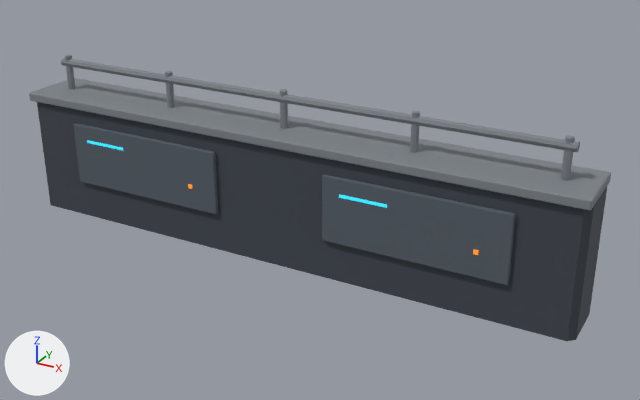
A saved change to the glTF model generated_assets/environments/helix/hlx_env_low_wall_a.glb.
One viewpoint serves both versions: a camera (50 mm lens) standing at (2.8, -4.61, 2.74) and looking at (0.23, 0.05, 0.41). The lights are fixed; the arrows at lower left show +X, +Y and +Z. The first picture is the older version. Where no turn or scale is listed for an object, it has been applied to the vertices. Vertices at exactly the same position are counted once.

The first picture shows 'mesh_intact'.
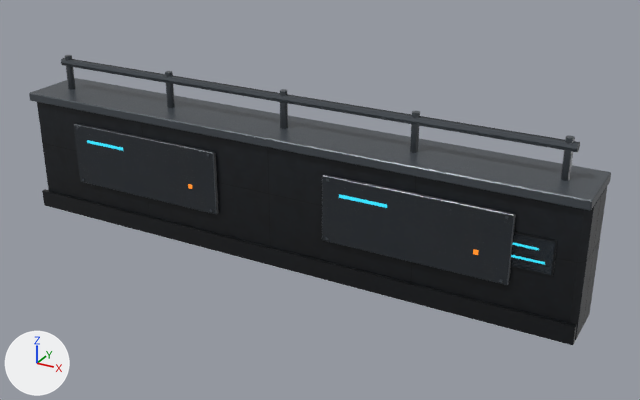
Diff of the bpy script that builds the scene:
```diff
--- a/generated_assets/environments/helix/hlx_env_low_wall_a.glb.py
+++ b/generated_assets/environments/helix/hlx_env_low_wall_a.glb.py
@@ mat_mat_reinforced_steel_hlx @@
 mat_mat_reinforced_steel_hlx = bpy.data.materials.new('mat_reinforced_steel_hlx')
-# nodes: BsdfPrincipled, OutputMaterial
-# colours: greyish blue #414750
+# nodes: BsdfPrincipled, Math, Mix x2, NormalMap, OutputMaterial, SeparateColor, TexImage x3, VertexColor
+# colours: grey #aca89c, mixed with the vertex colours
+# uses the picture img_hlx_mat_reinforced_steel_a_albedo
+# uses the picture img_hlx_mat_reinforced_steel_a_normal
+# uses the picture img_hlx_mat_reinforced_steel_a_orm
@@ mat_trim_trim_hlx @@
 mat_trim_trim_hlx = bpy.data.materials.new('trim_trim_hlx')
-# nodes: BsdfPrincipled, OutputMaterial
-# colours: grey #7f858b
+# nodes: BsdfPrincipled, Math, Mix x2, NormalMap, OutputMaterial, SeparateColor, TexImage x3, VertexColor
+# colours: grey #9da5aa, mixed with the vertex colours
+# uses the picture img_shr_mat_brushed_steel_a_albedo
+# uses the picture img_shr_mat_brushed_steel_a_normal
+# uses the picture img_shr_mat_brushed_steel_a_orm
@@ mat_mat_reinforced_steel_hlx_panel @@
 mat_mat_reinforced_steel_hlx_panel = bpy.data.materials.new('mat_reinforced_steel_hlx_panel')
-# nodes: BsdfPrincipled, OutputMaterial
-# colours: greyish blue #565e68
+# nodes: BsdfPrincipled, Math, Mix x2, NormalMap, OutputMaterial, SeparateColor, TexImage x3, VertexColor
+# colours: light grey #cad2da, mixed with the vertex colours
+# uses the picture img_shr_mat_painted_panel_a_albedo
+# uses the picture img_shr_mat_painted_panel_a_normal
+# uses the picture img_shr_mat_painted_panel_a_orm
@@ mat_glass_smoked_hlx @@
+mat_glass_smoked_hlx = bpy.data.materials.new('glass_smoked_hlx')
+# nodes: BsdfPrincipled, Math, Mix, OutputMaterial, VertexColor
+# colours: greyish blue #4a5560, mixed with the vertex colours
@@ mat_trim_dark_hlx @@
+mat_trim_dark_hlx = bpy.data.materials.new('trim_dark_hlx')
+# colours: grey #9c9991, mixed with the vertex colours
+# uses the picture img_shr_mat_gunmetal_a_albedo
+# uses the picture img_shr_mat_gunmetal_a_normal
+# uses the picture img_shr_mat_gunmetal_a_orm
@@ mat_trim_edge_hlx @@
+mat_trim_edge_hlx = bpy.data.materials.new('trim_edge_hlx')
+# colours: light grey #c9ced1, mixed with the vertex colours
+# uses the picture img_shr_mat_brushed_steel_a_albedo
+# uses the picture img_shr_mat_brushed_steel_a_normal
+# uses the picture img_shr_mat_brushed_steel_a_orm
@@ me_mesh_intact @@
-me_mesh_intact.from_pydata(...)  # 216 vertices, 376 faces; spans x -2.0..2.0, y -0.23..0.23, z 0.0..1.13
+me_mesh_intact.from_pydata(...)  # 320 vertices, 532 faces; spans x -2.0..2.0, y -0.24..0.23, z 0.0..1.13
+# me_mesh_intact part 1: a new loose piece, a box spanning x 1.54..1.748, y -0.2115..-0.2095, z 0.5265..0.5405, in mat_emit_cyan_hlx
+# me_mesh_intact part 2: a new loose piece, a box spanning x 1.54..1.7901, y -0.2115..-0.2095, z 0.4495..0.4635, in mat_emit_cyan_hlx
+# me_mesh_intact part 3: a new loose piece, a box spanning x 1.53..1.83, y -0.2095..-0.2075, z 0.395..0.595, in mat_glass_smoked_hlx
+# me_mesh_intact part 4: a new loose piece, a box spanning x 1.52..1.84, y -0.208..-0.2, z 0.385..0.605, in mat_trim_dark_hlx
+# me_mesh_intact part 5: a new loose piece, a box spanning x -2.0..2.0, y -0.225..-0.195, z 0.0..0.12, in mat_trim_dark_hlx
+# me_mesh_intact part 6: 32 faces spanning x -1.6..1.6, y -0.23..-0.2, z 0.28..0.72 switch from mat_mat_reinforced_steel_hlx_panel (greyish blue #565e68) to mat_trim_edge_hlx
+# other edits to the shape of me_mesh_intact do not show in these pictures
 me_mesh_intact.materials.append(mat_emit_cyan_hlx)
@@ me_mesh_intact @@
 me_mesh_intact.materials.append(mat_trim_trim_hlx)
+me_mesh_intact.materials.append(mat_glass_smoked_hlx)
+me_mesh_intact.materials.append(mat_trim_dark_hlx)
```

Changed parts and their boxes (x1, y1, x2, y2) in the pictures (640 x 400 px):
'mesh_intact', surface changed, reshaped (darker)
    before: (29, 55, 611, 341)
    after: (29, 55, 611, 345)
part 1 of me_mesh_intact, added
    after: (512, 243, 539, 251)
part 2 of me_mesh_intact, added
    after: (511, 255, 545, 265)
part 3 of me_mesh_intact, added
    after: (511, 234, 555, 275)
part 4 of me_mesh_intact, added
    after: (510, 231, 557, 277)
part 5 of me_mesh_intact, added
    after: (42, 189, 577, 345)
part 6 of me_mesh_intact, recoloured
    both: (74, 124, 514, 285)
